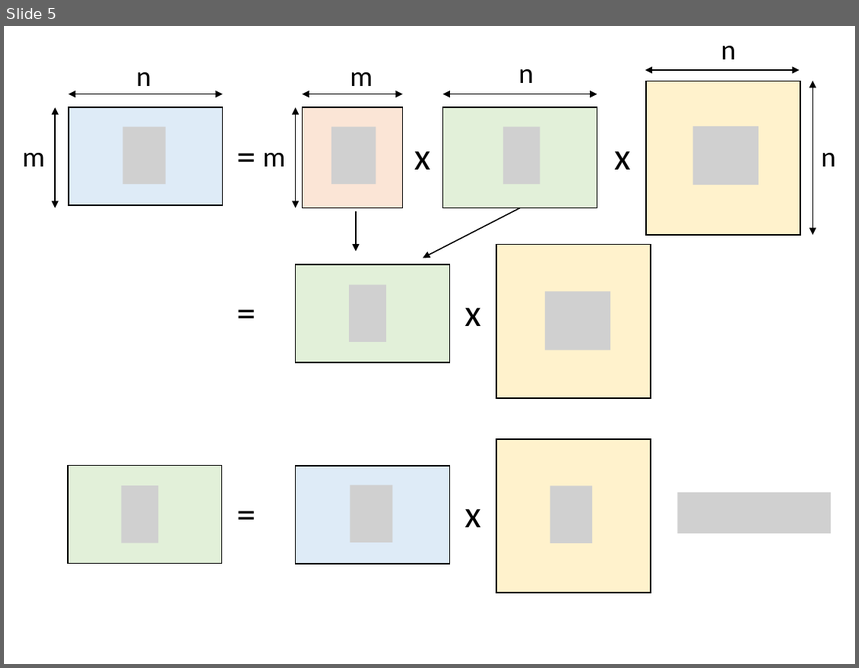
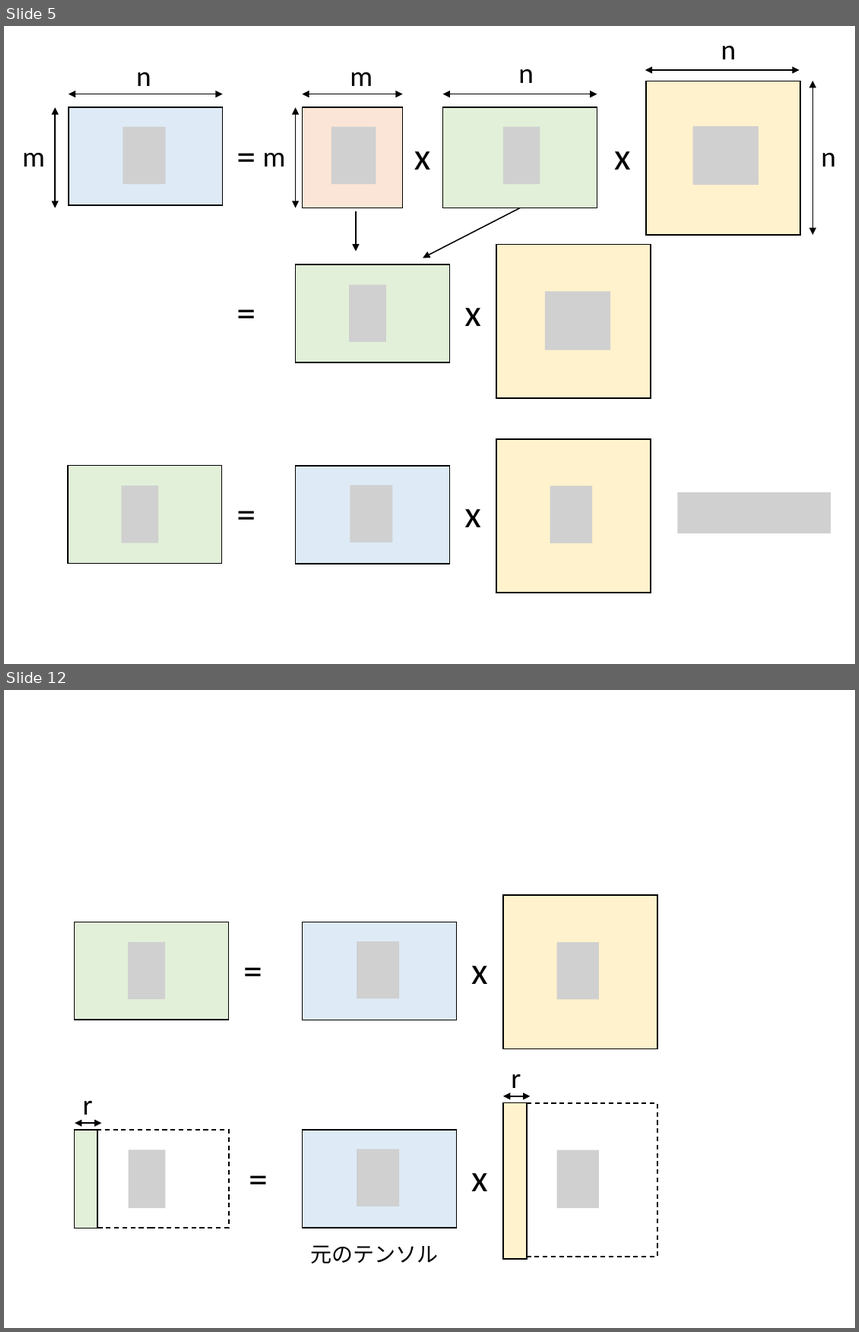
Before and after one commit to kaityo256/qiita, a slide deck: daimyo_tucker/fig.pptx. Shown one above the other, each under a label of ours: slide 5 before the commit, slides 5 and 12 after it; the slides between them are not shown. The pictures are 859x668 and 859x1332 pixels, drawn with LibreOffice and Linux fonts; fonts in the diff are those of the drawing; grey boxes stand for pictures. Boxes give left, top, right and bottom in pixels: in the first picture for what was removed or moved away, otherwise in the second. Text is boxed around its words. In the diff, an @@ line names an element or a change of style, - is before the commit and + after.

```diff
--- a/daimyo_tucker/fig.pptx
+++ b/daimyo_tucker/fig.pptx
@@ slide 12 added at (4,690,855,1328), background #FFFFFF @@
@@ rectangle added at (503,895,658,1049), fill #FFF2CC, outline #000000 1 pt @@
@@ rectangle added at (75,923,229,1021), fill #E2F0D9, outline #000000 1 pt @@
@@ rectangle added at (302,923,456,1021), fill #DEEBF7, outline #000000 1 pt @@
@@ picture added at (129,942,166,999) @@
@@ text added at (236,942,272,996), 32 pt, text #000000 @@
+=
@@ picture added at (357,942,399,999) @@
@@ picture added at (557,943,599,1000) @@
@@ text added at (471,966,488,984), 32 pt, text #000000 @@
+x
@@ text added at (511,1075,521,1088), 24 pt, text #000000 @@
+r
@@ double arrow added from (503, 1097) to (530, 1097), #000000 1 pt @@
@@ text added at (83,1101,93,1115), 24 pt, text #000000 @@
+r
@@ rectangle added at (503,1103,658,1258), fill #FFFFFF, outline #000000 1 pt dashed @@
@@ rectangle added at (503,1103,527,1258), fill #FFF2CC, outline #000000 1 pt @@
@@ rectangle added at (75,1130,229,1228), fill #FFFFFF, outline #000000 1 pt dashed @@
@@ rectangle added at (75,1130,97,1228), fill #E2F0D9, outline #000000 1 pt @@
@@ double arrow added from (75, 1123) to (102, 1123), #000000 1 pt @@
@@ rectangle added at (302,1130,456,1228), fill #DEEBF7, outline #000000 1 pt @@
@@ picture added at (129,1151,166,1209) @@
@@ text added at (240,1151,278,1205), 32 pt, text #000000 @@
+=
@@ picture added at (357,1150,399,1207) @@
@@ picture added at (557,1151,599,1209) @@
@@ text added at (471,1173,488,1192), 32 pt, text #000000 @@
+x
@@ text added at (311,1246,439,1264), 18 pt, text #000000 @@
+元のテンソル
```
Also in this commit, not shown: 4 slides changed, 5 other slides added, 13 other files.
